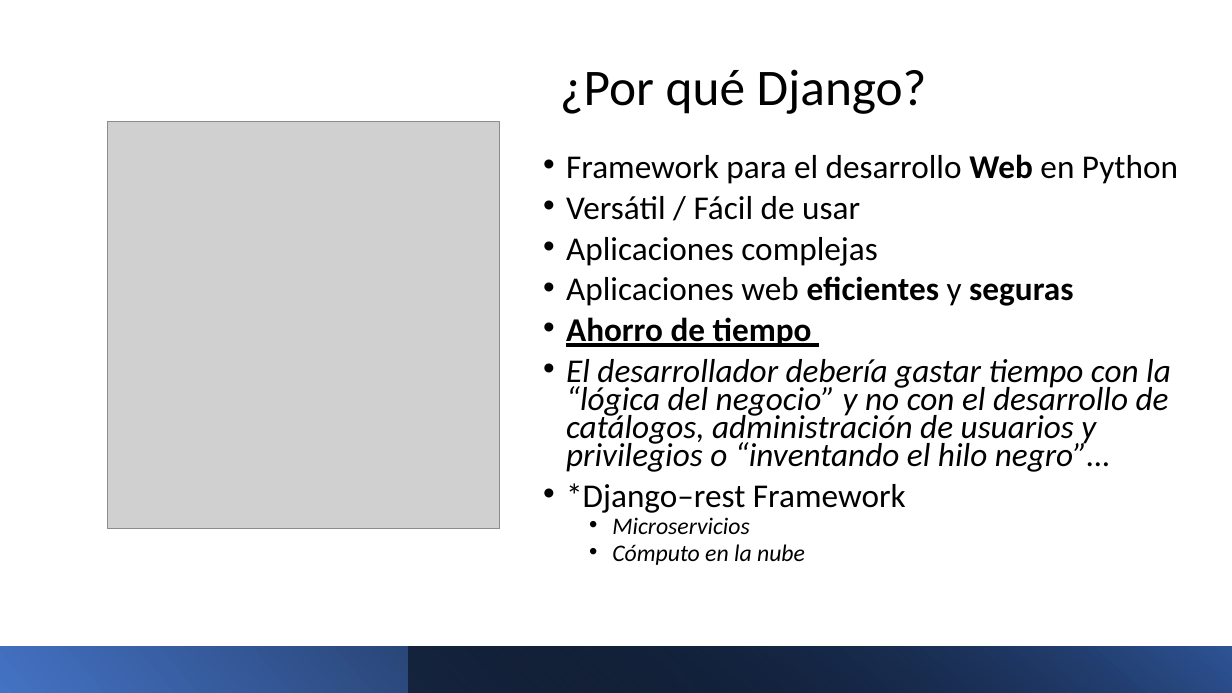
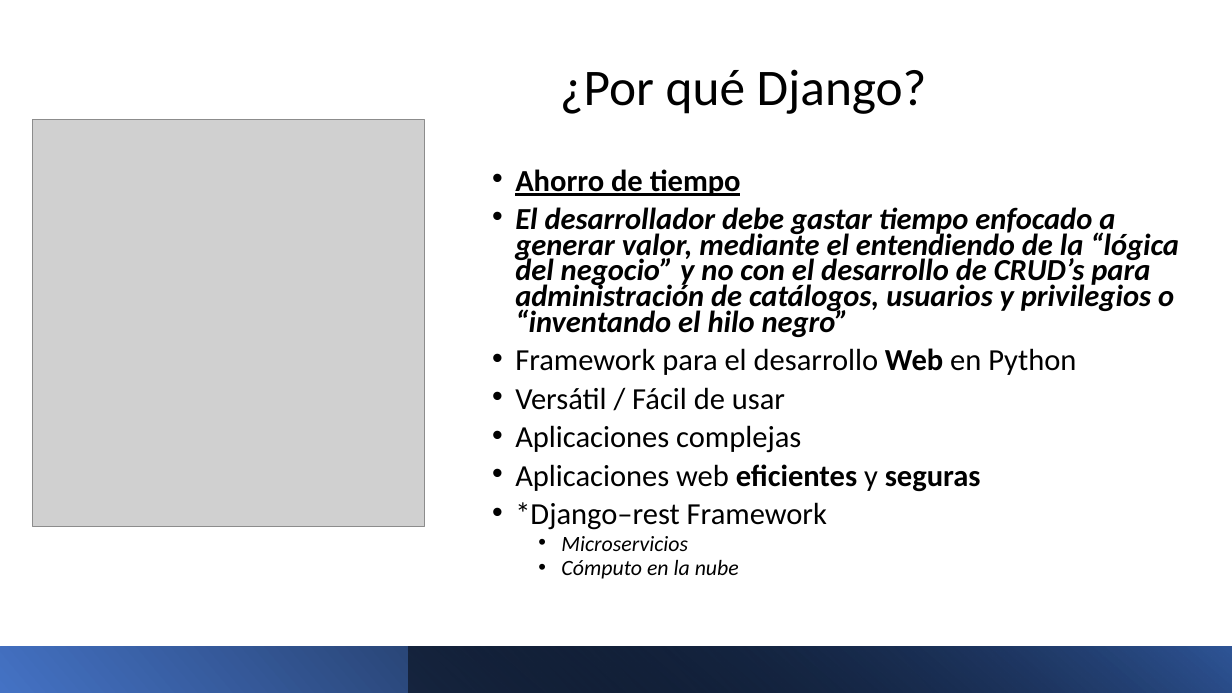
Before and after one commit to franvazgom/masterClassCBV, a slide deck: slide 4 of docs/MasterClass2023.pptx. Drawn at 1232x693 pixels with LibreOffice and Linux fonts; fonts in the diff are those of the drawing; grey boxes stand for pictures. Boxes give left, top, right and bottom in pixels: in the first picture for what was removed or moved away, otherwise in the second. Text is boxed around its words. In the diff, an @@ line names an element or a change of style, - is before the commit and + after.

```diff
--- a/docs/MasterClass2023.pptx
+++ b/docs/MasterClass2023.pptx
@@ picture: place and size @@
-picture at (108,121,500,529)
+picture at (32,120,424,528)
@@ text "Ahorro de tiempo": place and size @@
-text "Ahorro de tiempo" at (566,154,1178,565)
+text "Ahorro de tiempo" at (515,169,1179,579)
@@ text at (515,169,1179,337): paragraphs added @@
+• Ahorro de tiempo
+• El desarrollador debe gastar tiempo enfocado a generar valor, mediante el entendiendo de la “lógica del negocio” y no con el desarrollo de CRUD’s para administración de catálogos, usuarios y privilegios o “inventando el hilo negro”
@@ text at (566,317,1171,472): paragraphs removed @@
-• Ahorro de tiempo
-• El desarrollador debería gastar tiempo con la “lógica del negocio” y no con el desarrollo de catálogos, administración de usuarios y privilegios o “inventando el hilo negro”…
@@ text at (515,348,1076,579): size 25.9 to 23.8 pt in "Framework para el desarrollo Web en Python", "Versátil / Fácil de usar", "Aplicaciones complejas", "Aplicaciones web eficientes y seguras" and 1 more places; size 18.5 to 17 pt in "Microservicios", "Cómputo en la nube" @@
```
Also in this commit, not shown: 2 other slides changed, 5 slides added, 1 slide removed, 13 other files.
